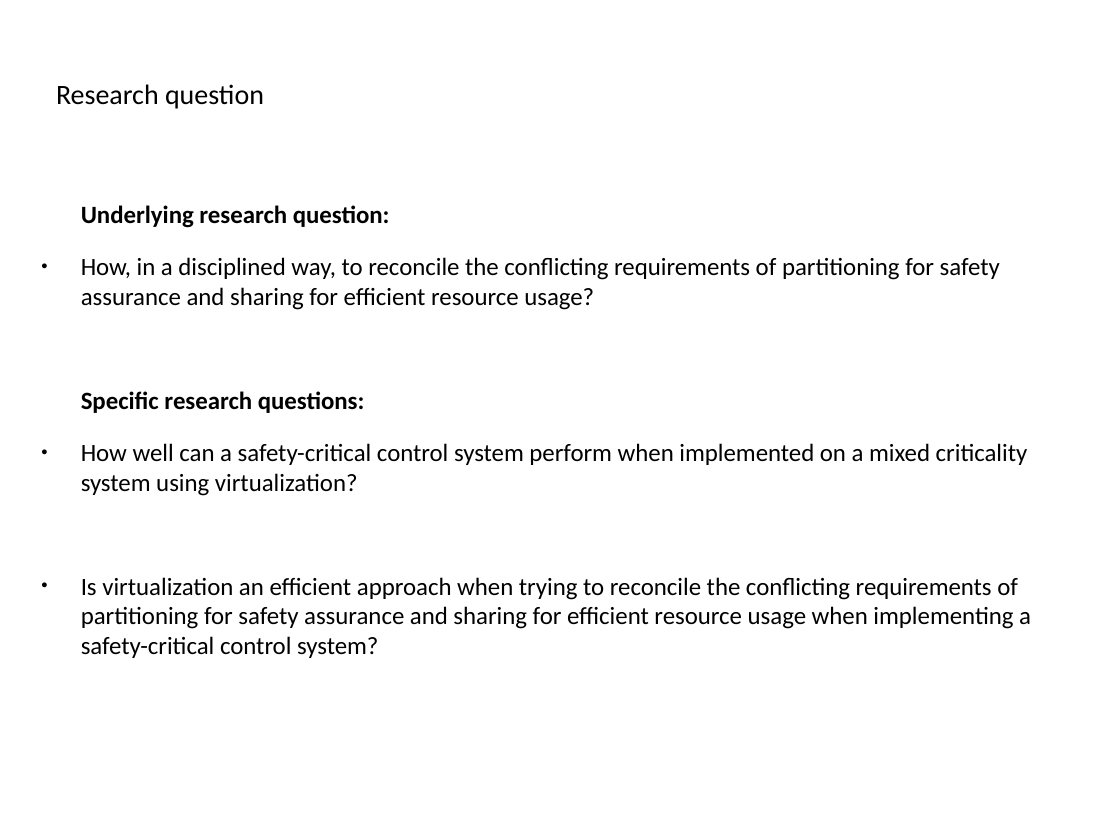
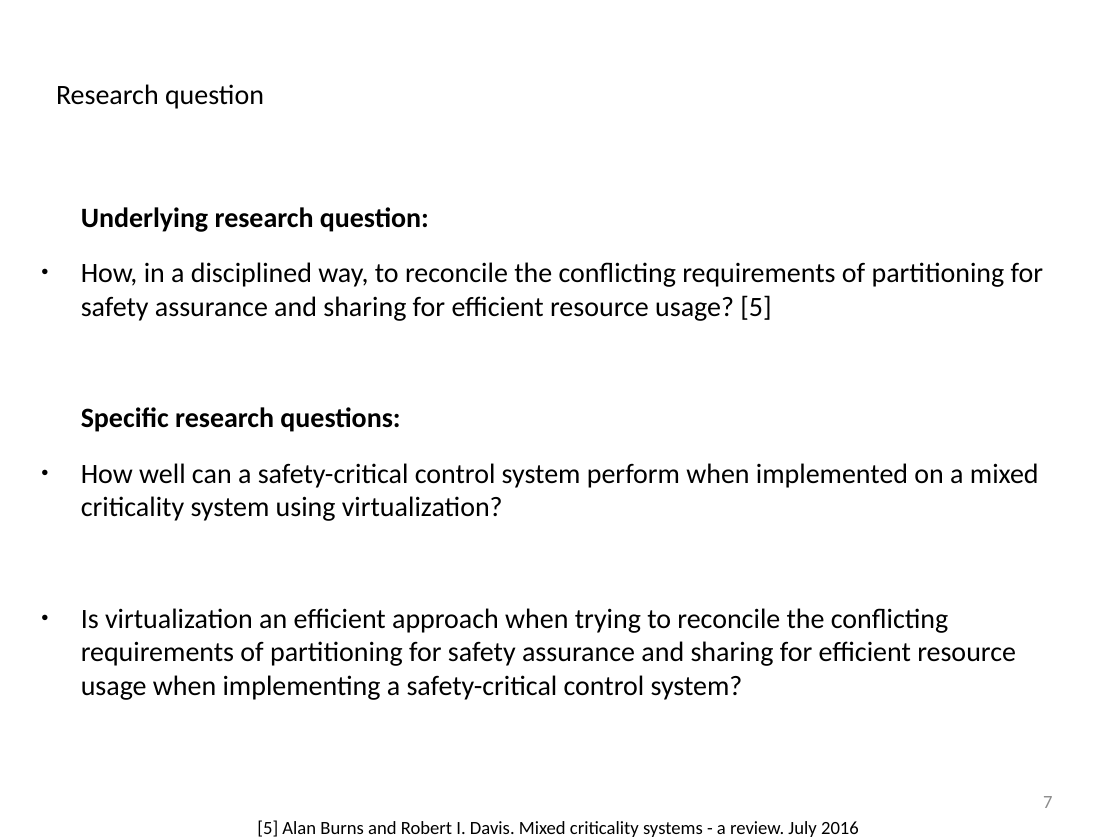
Before and after one commit to afcmrp/exjobb, a slide deck: slide 7 of Admin/presentation_20170317.odp (slide 6 before the commit). Drawn at 1120x840 pixels with LibreOffice and Linux fonts; fonts in the diff are those of the drawing; background and template pictures are left out. Boxes give left, top, right and bottom in pixels: in the first picture for what was removed or moved away, otherwise in the second. Text is boxed around its words. In the diff, an @@ line names an element or a change of style, - is before the commit and + after.

Commit message:
Updated presentation and added ppt format

```diff
--- a/Admin/presentation_20170317.odp
+++ b/Admin/presentation_20170317.odp
@@ text at bbox=[81, 207, 1039, 700]: size 16 to 18 pt in "Underlying research question:", "Specific research questions:", "How well can a safety-critical control system ...", "Is virtualization an efficient approach when trying ..." @@
@@ text at bbox=[81, 262, 1043, 321]: text changed; size 16 to 18 pt @@
-● How, in a disciplined way, to reconcile the conflicting requirements of partitioning for safety assurance and sharing for efficient resource usage?
+● How, in a disciplined way, to reconcile the conflicting requirements of partitioning for safety assurance and sharing for efficient resource usage? [5]
@@ page number added at bbox=[1043, 796, 1052, 808], 12 pt, text #8B8B8B @@
+7
@@ text added at bbox=[257, 820, 859, 837], 12 pt, text #000000 @@
+[5] Alan Burns and Robert I. Davis. Mixed criticality systems - a review. July 2016
```
Also in this commit, not shown: 8 other slides changed, 4 slides added, 1 other file.
